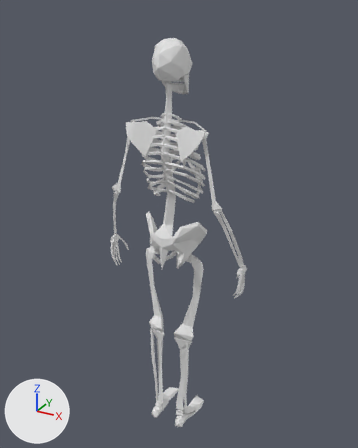
An edit to the Blender file Assets/Model/SkeletonRide.blend, drawn before and after from the same camera.
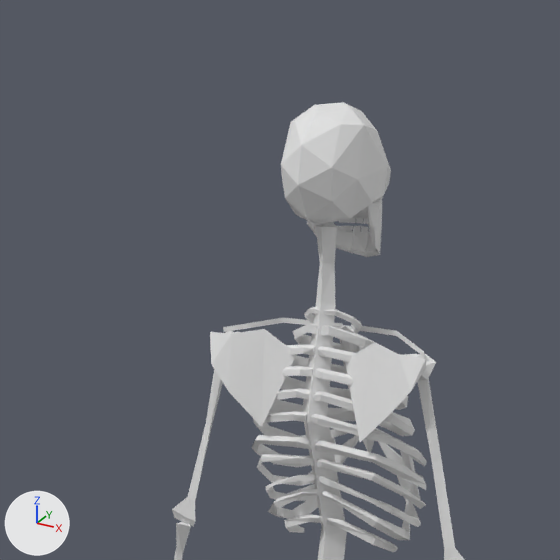
Each version is shown whole from a 50 mm lens placed at (0.978, -1.773, 1.567), pointed at (-0.003, 0.009, 0.675), then close up on the part from 14% to 71% of the width and 0% to 46% of the height. Lighting does not change. The marker at lower left points along +X, +Y and +Z.

Objects in the first close-up: 'Skeleton'.
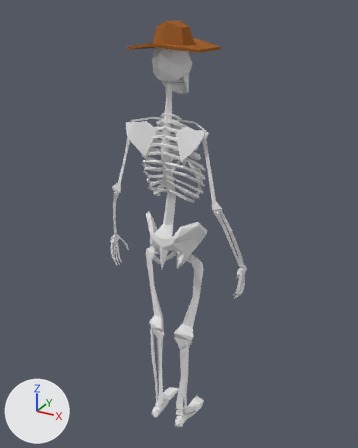
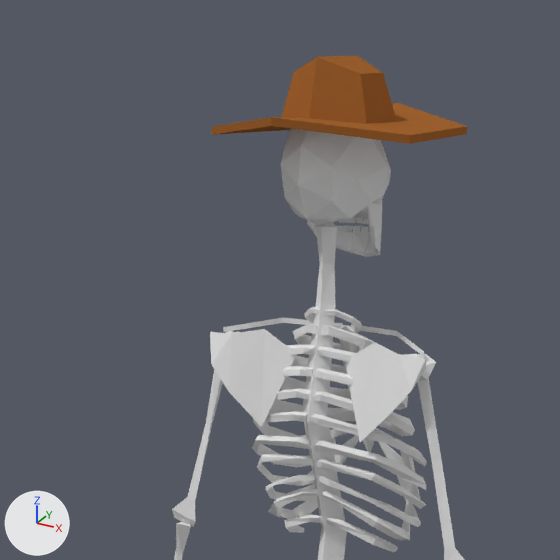
Location of each change, (x1, y1, x2, y2) in pixels of the close-ups (560 x 560 px):
'Skeleton', reshaped
    before: (172, 102, 465, 560)
    after: (172, 56, 467, 560)
part 1 of me_cube_002, added (brown)
    after: (212, 56, 467, 144)

What the commit changed:
Material 'Skeleton' (mat_skeleton) is new.
Its base color is (0.8, 0.8, 0.8) (white #e7e7e7).
Material 'Hat' (mat_hat) is new.
Its base color is (0.359, 0.125, 0.0294) (brown #a26330).
me_cube_002 is used by ob_skeleton; location (0.0, -0.048, -0.36); rotation (0.0, 0.0, -3.142), in degrees (0, 0, -180); scale (0.359, 0.359, 0.359).
me_cube_002 had 725 vertices, 1204 faces and spanned x 0.0..0.94, y -0.44..0.29, z -0.01..5.06.
me_cube_002 now has 749 vertices, 1221 faces and spans x 0.0..0.94, y -0.52..0.47, z -0.01..5.23.
me_cube_002 part 1: a new loose piece of 24 vertices spanning x 0.0..0.43, y -0.52..0.47, z 4.95..5.23, in mat_hat (brown #a16330).
me_cube_002 now uses material mat_skeleton (white #e7e7e7).
me_cube_002 now uses material mat_hat (brown #a26330).
